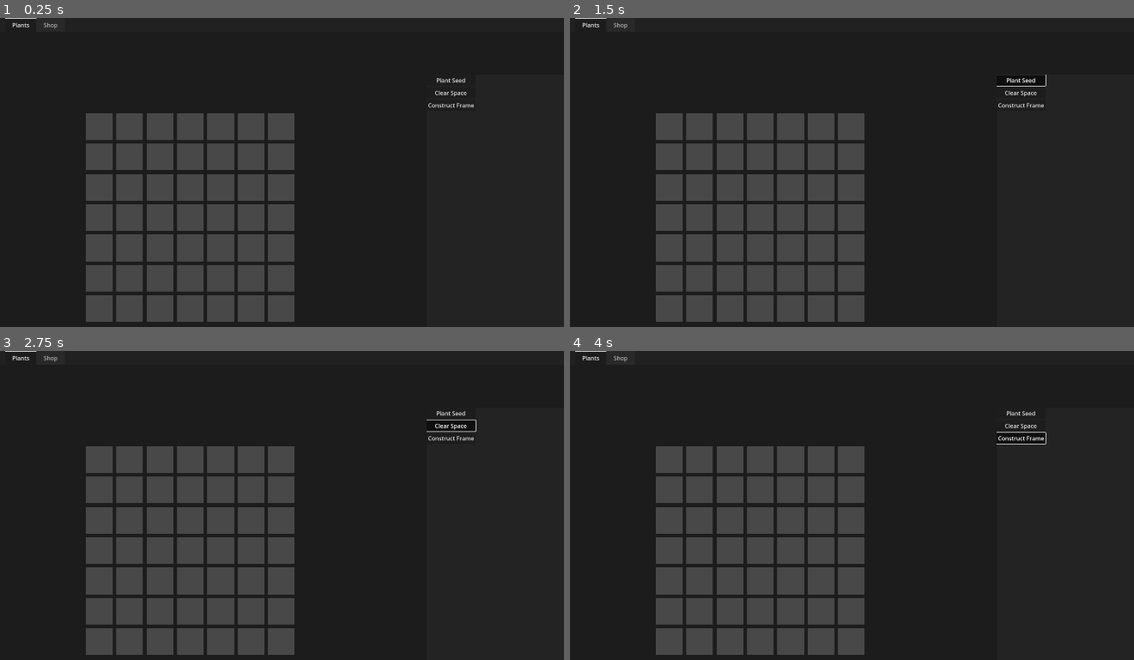
Above: before the commit, frames 1-4 (two rows, left to right).
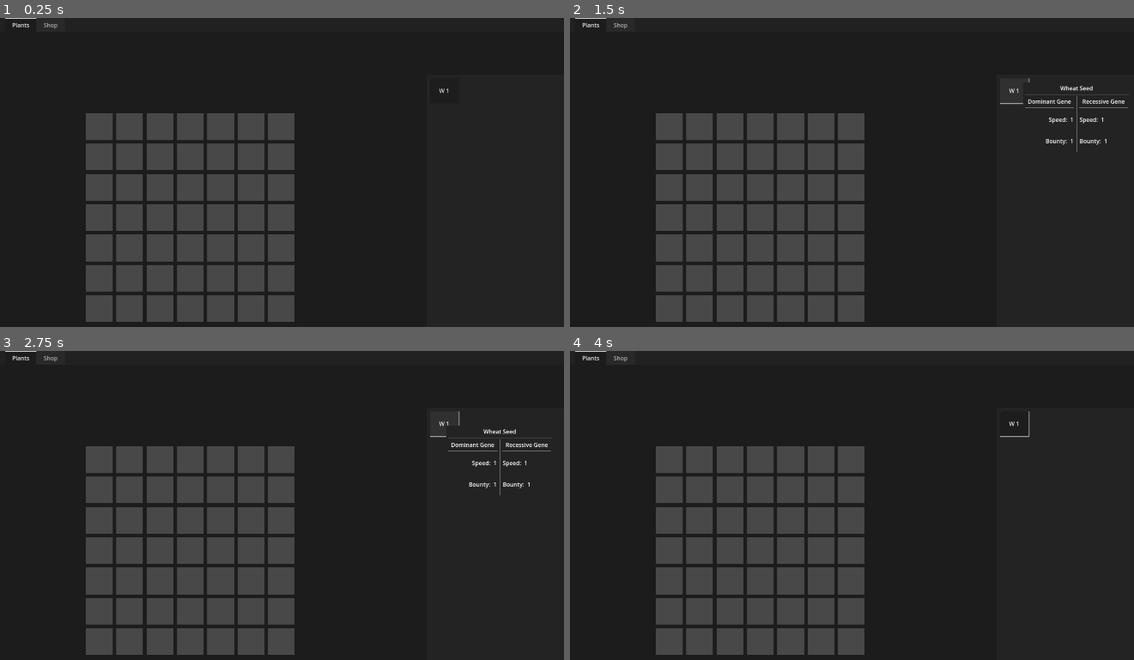
Above: after the commit, the same moments.

Repository: tylercchase/agricraft_godot
Game: Godot game, scene res://src/main.tscn
The game is run twice, just before and just after one commit, with the same random seed, the same clock (stepped at 60 frames per second) and the same inputs. The engine's default icon, where the game draws it, is replaced by a stand-in: a white triangle on a blue panel in a dark square.
Inputs (mouse positions are in pixels of both pictures, inside the frame that each line leads up to):
- Up to frame 1 (0.25 s): no input
- Up to frame 2 (1.5 s): click (671, 126) at 0.5 s; click (1021, 79) at 1.25 s, where only the run before the commit has a clickable "Plant Seed"
- Up to frame 3 (2.75 s): click (445, 425) at 2 s, where only the run after the commit has a clickable "W 1"
- Up to frame 4 (4 s): click (1021, 425) at 2.75 s, where only the run before the commit has a clickable "Clear Space"; click (1021, 437) at 3.5 s, where only the run before the commit has a clickable "Construct Frame"

The runs differ from the first frame. In frame 1, 0.2% of the frame differs, in the area x 75-85%, y 19-30%; in frame 2, 0.8%; in frame 3, 0.8%, in the area x 75-98%, y 19-47%; in frame 4, 0.3%.

Commit message:
feat: planting from inventory

Diff:
--- a/src/main.tscn
+++ b/src/main.tscn
@@ -206,10 +206,11 @@
 layout_mode = 2
 metadata/_tab_index = 1
 
-[node name="InteractionManager" type="Node" parent="." node_paths=PackedStringArray("plant_grid_container", "plant_manager")]
+[node name="InteractionManager" type="Node" parent="." node_paths=PackedStringArray("plant_grid_container", "plant_manager", "inventory_manager")]
 script = ExtResource("4_3cfgd")
 plant_grid_container = NodePath("../TabContainer/Plants/PlantGridContainer")
 plant_manager = NodePath("../PlantManager")
+inventory_manager = NodePath("../InventoryManager")
 
 [node name="PlantGrowthManager" type="Node" parent="." node_paths=PackedStringArray("plant_grid_container", "plant_manager")]
 script = ExtResource("5_fyndt")
--- a/src/managers/interaction_manager.gd
+++ b/src/managers/interaction_manager.gd
@@ -4,6 +4,7 @@
 
 @export var plant_grid_container: PlantGridContainer
 @export var plant_manager: PlantManager
+@export var inventory_manager: InventoryManager
 
 var selected_item: InventoryManager.ItemSlot = null
 
@@ -20,6 +21,8 @@
     Events.interaction_mode_changed.connect(_on_interaction_mode_changed)
     Events.square_clicked.connect(_on_square_clicked)
     Events.set_selected_item.connect(set_active_item)
+    # plant_manager.plant_crop(load("res://src/plant/resources/wheat.tres"), id)
+
 
 
 func set_active_item(selected: InventoryManager.ItemSlot):
@@ -31,12 +34,24 @@
 
 
 func _on_square_clicked(id):
-    # use selected item later for stuff
-    if current_mode == Mode.PLANT:
-        plant_manager.plant_crop(load("res://src/plant/resources/wheat.tres"), id)
-    elif current_mode == Mode.NONE:
+
+    if selected_item:
+        if selected_item.item is Plant:
+            plant_manager.plant_crop(selected_item.item, id)
+            inventory_manager.remove_item(selected_item.id, 1)
+        else:
+            # just to avoid clicking and _nothing_ happening on a square
+            # eventually change so there's more handling of stuff
+            # right now it's just too hard to tell what's going on
+            Events.emit_set_selected_item(null)
+            plant_manager.harvest_crop(id)
+    else:
         plant_manager.harvest_crop(id)
-    elif current_mode == Mode.TRELLIS:
-        plant_manager.setup_trellis(id)
-    elif current_mode == Mode.REMOVE:
-        plant_manager.clear_space(id)
+    #trellis code later, needs some work
+
+    # if current_mode == Mode.PLANT:
+    #     plant_manager.plant_crop(load("res://src/plant/resources/wheat.tres"), id)
+    # elif current_mode == Mode.TRELLIS:
+    #     plant_manager.setup_trellis(id)
+    # elif current_mode == Mode.REMOVE:
+    #     plant_manager.clear_space(id)
--- a/src/managers/inventory_manager.gd
+++ b/src/managers/inventory_manager.gd
@@ -11,6 +11,19 @@
     var amount = 1
 
 var items: Array[ItemSlot] = []
+
+var selected_item: ItemSlot
+
+func _ready() -> void:
+
+    # add a starting out seed for now
+    add_item(load('res://src/plant/resources/wheat.tres'))
+
+    Events.set_selected_item.connect(_on_selected_item)
+
+
+func _on_selected_item(item):
+    selected_item = item
 
 func add_item(item):
     var item_slot = ItemSlot.new()
@@ -38,5 +51,8 @@
     var index = items.find_custom(find_id.bind(item_id))
     items[index].amount -= 1
     if items[index].amount <= 0:
+        if items[index].id == selected_item.id:
+            Events.emit_selected_item(null)
         items.remove_at(index)
+
     inventory_changed.emit(items)
--- a/src/sidebar/inventory/inventory_container.gd
+++ b/src/sidebar/inventory/inventory_container.gd
@@ -7,9 +7,17 @@
 @onready var container: Container = self
 
 
+var selected_item: InventoryManager.ItemSlot
+
 func _ready() -> void:
     for child in container.get_children():
         child.queue_free()
+    Events.set_selected_item.connect(_on_selected_item)
+
+
+func _on_selected_item(item):
+    selected_item = item
+    print(item)
 
 func update_items(items: Array[InventoryManager.ItemSlot]):
     print(items)
@@ -22,11 +30,19 @@
         var scene : Button = slot_scene.instantiate()
         container.add_child(scene)
         if item.item is Plant:
-            scene.text = item.item.name + " " + str(item.amount)
+            scene.text = item.item.display_character + " " + str(item.amount)
             scene.mouse_entered.connect(Events.emit_tooltip_change.bind(Tooltip.Type.PLANT, item.item))
         elif item.item is InventoryItem:
-            scene.text = item.item.name + " " + str(item.amount) # have a better way of displaying count of items
+            scene.text = item.item.display_character + " " + str(item.amount) # have a better way of displaying count of items
             scene.mouse_entered.connect(Events.emit_tooltip_change.bind(Tooltip.Type.ITEM, item.item))
         else:
             scene.text = str(item.item) + " " + str(item.amount)
         scene.mouse_exited.connect(Events.emit_tooltip_change.bind(Tooltip.Type.NONE, null))
+        scene.pressed.connect(_on_item_pressed.bind(item))
+
+
+func _on_item_pressed(item):
+    if selected_item && item.id == selected_item.id:
+        Events.emit_selected_item(null)
+    else:
+        Events.emit_selected_item(item)
--- a/src/sidebar/sidebar_menu.tscn
+++ b/src/sidebar/sidebar_menu.tscn
@@ -16,30 +16,40 @@
 custom_minimum_size = Vector2(600, 800)
 layout_mode = 2
 
-[node name="ScrollContainer" type="ScrollContainer" parent="PanelContainer"]
+[node name="MarginContainer" type="MarginContainer" parent="PanelContainer"]
+layout_mode = 2
+theme_override_constants/margin_left = 10
+theme_override_constants/margin_top = 10
+theme_override_constants/margin_right = 10
+theme_override_constants/margin_bottom = 10
+
+[node name="ScrollContainer" type="ScrollContainer" parent="PanelContainer/MarginContainer"]
 layout_mode = 2
 
-[node name="VBoxContainer" type="VBoxContainer" parent="PanelContainer/ScrollContainer"]
+[node name="VBoxContainer" type="VBoxContainer" parent="PanelContainer/MarginContainer/ScrollContainer"]
 layout_mode = 2
 
-[node name="PlantButton" type="Button" parent="PanelContainer/ScrollContainer/VBoxContainer"]
+[node name="PlantButton" type="Button" parent="PanelContainer/MarginContainer/ScrollContainer/VBoxContainer"]
 unique_name_in_owner = true
+visible = false
 layout_mode = 2
 toggle_mode = true
 text = "Plant Seed"
 
-[node name="RemoveButton" type="Button" parent="PanelContainer/ScrollContainer/VBoxContainer"]
+[node name="RemoveButton" type="Button" parent="PanelContainer/MarginContainer/ScrollContainer/VBoxContainer"]
 unique_name_in_owner = true
+visible = false
 layout_mode = 2
 toggle_mode = true
 text = "Clear Space"
 
-[node name="TrellisButton" type="Button" parent="PanelContainer/ScrollContainer/VBoxContainer"]
+[node name="TrellisButton" type="Button" parent="PanelContainer/MarginContainer/ScrollContainer/VBoxContainer"]
 unique_name_in_owner = true
+visible = false
 layout_mode = 2
 toggle_mode = true
 text = "Construct Frame"
 
-[node name="InventoryContainer" parent="PanelContainer/ScrollContainer/VBoxContainer" instance=ExtResource("2_vqytk")]
+[node name="InventoryContainer" parent="PanelContainer/MarginContainer/ScrollContainer/VBoxContainer" instance=ExtResource("2_vqytk")]
 unique_name_in_owner = true
 layout_mode = 2
